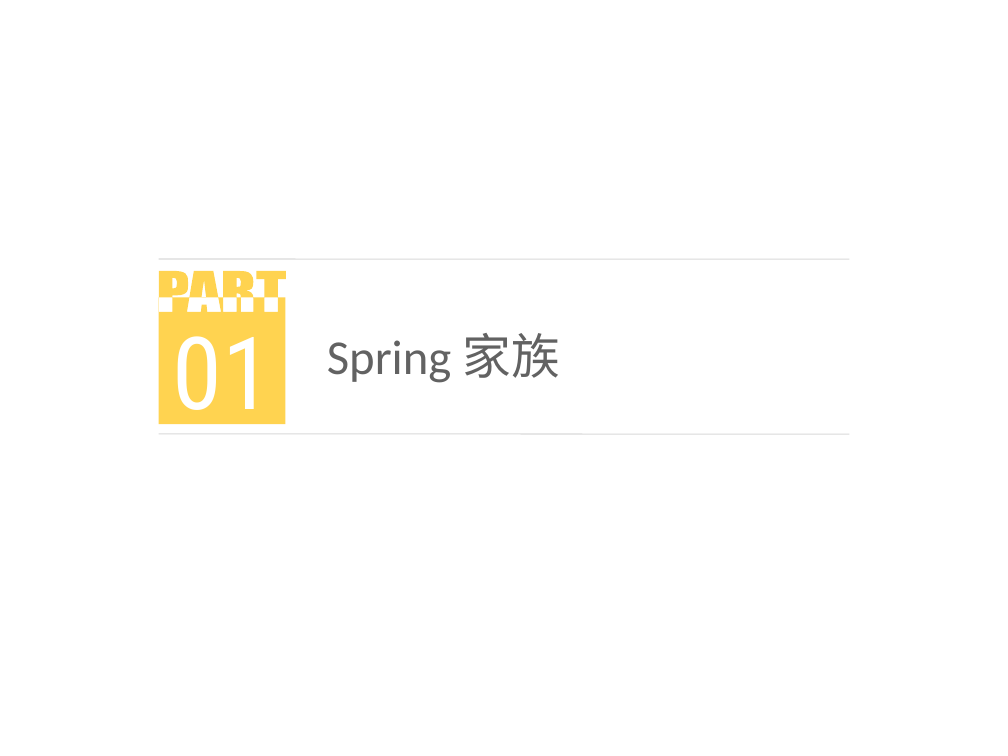
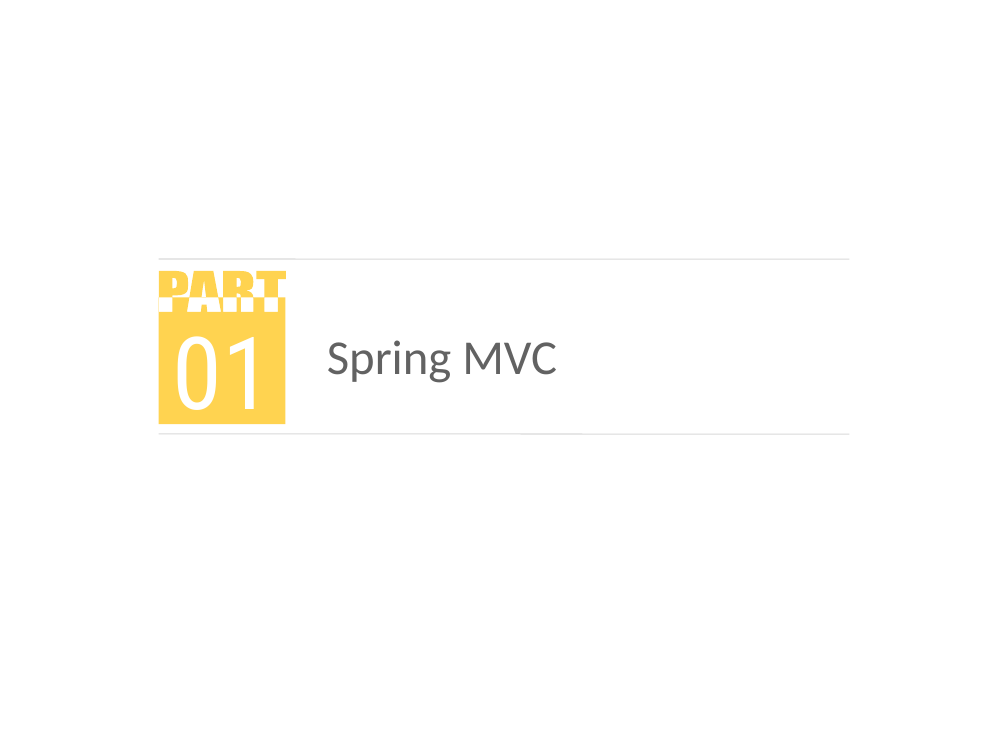
Before and after one commit to Sara-D/Spring, a slide deck: slide 4 of Spring.pptx (slide 3 before the commit). Drawn at 1008x756 pixels with LibreOffice and Linux fonts; fonts in the diff are those of the drawing; background and template pictures are left out. Boxes give left, top, right and bottom in pixels: in the first picture for what was removed or moved away, otherwise in the second. Text is boxed around its words. In the diff, an @@ line names an element or a change of style, - is before the commit and + after.

```diff
--- a/Spring.pptx
+++ b/Spring.pptx
@@ text at bbox=[327, 340, 557, 383]: text changed @@
-Spring 家族
+Spring MVC
```
Also in this commit, not shown: 4 other slides changed, 5 slides added, 3 slides removed.
